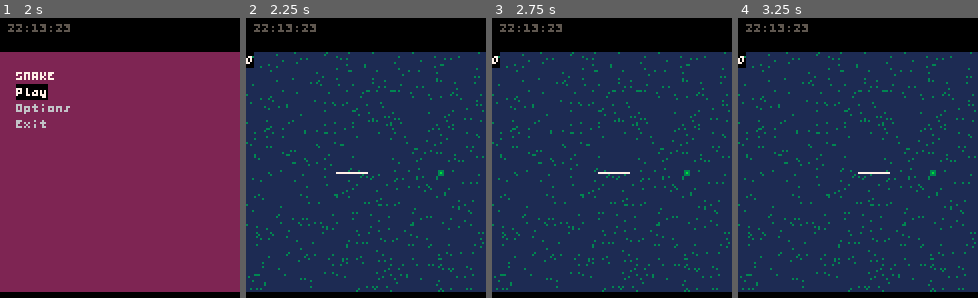
Above: before the commit, frames 1-4 (left to right).
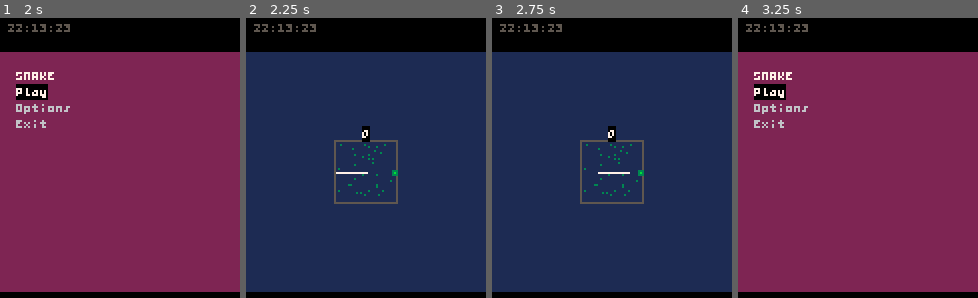
Above: after the commit, the same moments.

Repository: CatMeowByte/CAT32_GD
Game: Godot game, scene res://scene/main.tscn
Two runs of this game, one before a commit and one after it. Both use one fixed random seed, a clock stepped at 60 frames per second and the inputs below.
Inputs:
- Up to frame 1 (2 s): tap Enter at 0.5 s; hold Shift 0.53-1.28 s; hold W from 0.53 s (still down); tap Backspace at 1.35 s
- Up to frame 2 (2.25 s): release W at 2.03 s; hold A from 2.03 s (still down); hold Enter from 2.03 s (still down)
- Up to frame 3 (2.75 s): keep holding A; keep holding Enter
- Up to frame 4 (3.25 s): keep holding A; release Enter at 2.78 s; tap E at 2.85 s

Frame 1 is identical in both runs. In frame 2, 4.3% of the frame differs, in the area x 0-100%, y 12-98%; in frame 3, 4.3%; in frame 4, 86%.

Commit message:
nivoqweqpweropjpojqqet

Diff:
--- a/script/snake.cat.gd
+++ b/script/snake.cat.gd
@@ -1,7 +1,8 @@
 extends CAT32
 
 const BODY_COUNT = 16
-const FOOD_COUNT = 512
+const FOOD_COUNT = 32
+const MAP_SIZE = 30  # Size of the game map
 
 var snake = []
 var dir = [1 , 0]
@@ -22,14 +23,14 @@
 func update():
 	if state == "menu" or state == "options":
 		if f % 4 == 0:
-			menu_input()
+			menu_and_options_input()
 		f = (f + 1) % 4
 	else:
 		if f % (2 - boost) == 0:
 			tick()
 		f = (f + 1) % (2 - boost)
 
-func menu_input():
+func menu_and_options_input():
 	var sel = menu_sel if state == "menu" else options_sel
 	var items_size = menu_items.size() if state == "menu" else options_items.size()
 
@@ -58,7 +59,8 @@
 			play_sound(SND.get_freq("A", 6), 1.0 / 20.0)
 	elif BTN.pressed(BTN.CANCEL) and state == "options":
 		state = "menu"
-		play_sound(SND.get_freq("C", 4), 1.0 / 20.0)
+	elif BTN.pressed(BTN.CANCEL) and state == "play":
+		state = "menu"
 
 	if state == "menu":
 		menu_sel = sel
@@ -79,8 +81,8 @@
 	else:
 		snake.pop_back()
 
-	# Collision
-	if head[0] < 0 or head[1] < 0 or head[0] >= DIS.W or head[1] >= DIS.HVIEW:
+	# Collision with map boundaries
+	if head[0] < 0 or head[1] < 0 or head[0] >= MAP_SIZE or head[1] >= MAP_SIZE:
 		restart(1)
 
 	for i in range(1, snake.size()):
@@ -108,46 +110,42 @@
 		dir = [1, 0]
 	elif BTN.pressed(BTN.CANCEL):
 		state = "menu"
-		play_sound(SND.get_freq("C", 4), 1.0 / 20.0)
 
 func draw():
-	if state == "menu":
+	if state == "menu" or state == "options":
 		draw_menu()
-	elif state == "options":
-		draw_options()
 	else:
 		input()
 		draw_game()
 
 func draw_menu():
+	DIS.camera()
 	DIS.clear(COL.DARK_PURPLE)
-	DIS.text(8, 8, "SNAKE", COL.WHITE)
+	var title = "SNAKE" if state == "menu" else "OPTIONS"
+	DIS.text(8, 8, title, COL.WHITE)
 	COL.mask(COL.BLACK, 0)
 	COL.mask(COL.PINK, 1)
-	for i in range(menu_items.size()):
-		var fg = COL.WHITE if i == menu_sel else COL.LIGHT_GRAY
-		var bg = COL.BLACK if i == menu_sel else COL.PINK
-		DIS.text(8, 16 + (i * 8), menu_items[i], fg, bg)
-	COL.mask()
+	var items = menu_items if state == "menu" else options_items
+	var sel = menu_sel if state == "menu" else options_sel
 
-func draw_options():
-	DIS.clear(COL.DARK_PURPLE)
-	DIS.text(8, 8, "OPTIONS", COL.WHITE)
-	COL.mask(COL.BLACK, 0)
-	COL.mask(COL.PINK, 1)
-	for i in range(options_items.size()):
-		var fg = COL.WHITE if i == options_sel else COL.LIGHT_GRAY
-		var bg = COL.BLACK if i == options_sel else COL.PINK
-		var value = "ON" if (i == 0 and sound_enabled) or (i == 1 and highlight_food) else "OFF"
-		DIS.text(8, 16 + (i * 8), options_items[i] + ": " + value, fg, bg)
+	for i in range(items.size()):
+		var fg = COL.WHITE if i == sel else COL.LIGHT_GRAY
+		var bg = COL.BLACK if i == sel else COL.PINK
+		var text = items[i]
+		if state == "options":
+			var value = "ON" if (i == 0 and sound_enabled) or (i == 1 and highlight_food) else "OFF"
+			text += ": " + value
+		DIS.text(8, 16 + (i * 8), text, fg, bg)
 	COL.mask()
 
 func draw_game():
+	DIS.camera((-DIS.W + MAP_SIZE) / 2, (-DIS.HVIEW + MAP_SIZE) / 2)
 	DIS.clear(COL.DARK_BLUE)
-	var flip = 1 if snake[0][0] < DIS.W / 2 or snake[0][1] < DIS.HVIEW / 2 else 0
+	DIS.rect(-1, -1, MAP_SIZE + 2, MAP_SIZE + 2, COL.DARK_GRAY)
+
 	var score = str(snake.size() - BODY_COUNT)
 	COL.mask(COL.BLACK, 0)
-	DIS.text((DIS.W - 4 * score.length()) * flip, (DIS.HVIEW - 8) * flip, score, COL.WHITE, COL.BLACK)
+	DIS.text((MAP_SIZE / 2 - 2 * score.length()), -8, score, COL.WHITE, COL.BLACK)
 	COL.mask()
 	for d in food:
 		if highlight_food and is_food_in_snake_path(d):
@@ -173,14 +171,14 @@
 
 func spawn_food():
 	while food.size() < FOOD_COUNT:
-		var new_food = [int(random(DIS.W)), int(random(DIS.HVIEW))]
+		var new_food = [int(random(MAP_SIZE)), int(random(MAP_SIZE))]
 		if new_food not in snake and new_food not in food:
 			food.append(new_food)
 
 func restart(sound = 0):
 	snake = []
 	for s in range(BODY_COUNT):
-		snake.append([DIS.W / 2 - s, DIS.HVIEW / 2])
+		snake.append([MAP_SIZE / 2 - s, MAP_SIZE / 2])
 	dir = [1, 0]
 	spawn_food()
 	state = "menu"
